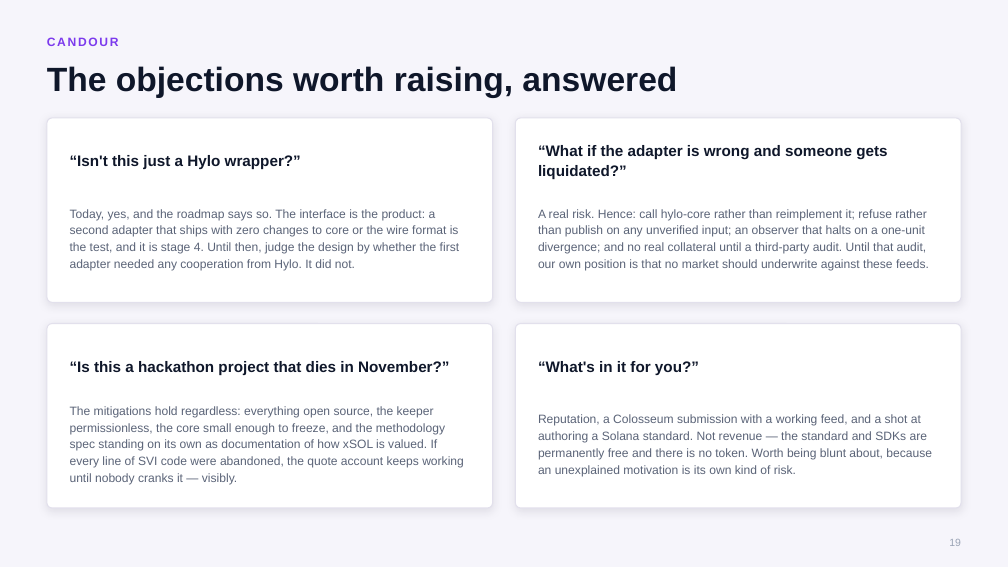
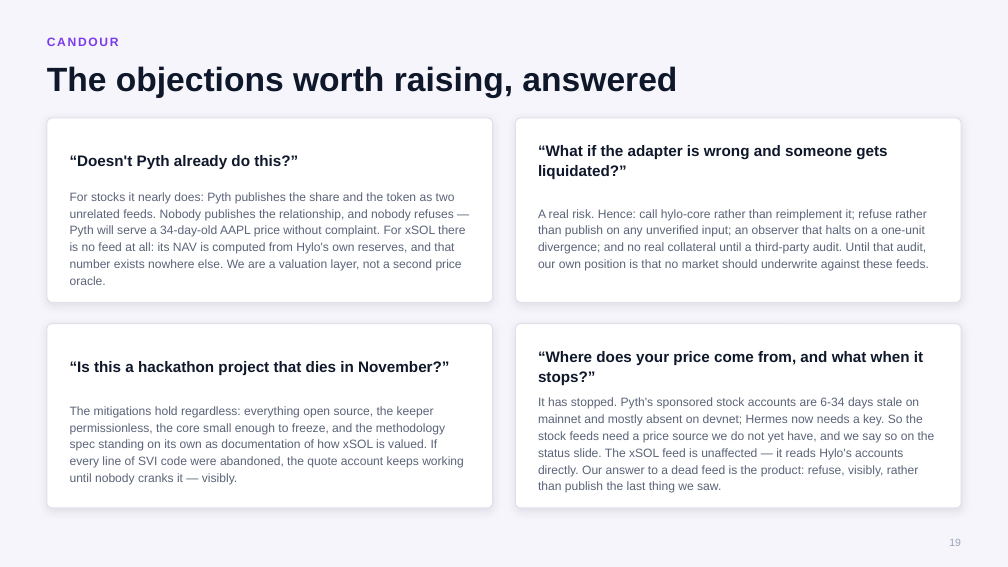
Before and after one commit to princedotrs/solana-valuation-interface, a slide deck: slide 19 of docs/deck/svi-pitch-deck.pptx. Drawn at 1008x567 pixels with LibreOffice and Linux fonts; fonts in the diff are those of the drawing. Boxes give left, top, right and bottom in pixels: in the first picture for what was removed or moved away, otherwise in the second. Text is boxed around its words. In the diff, an @@ line names an element or a change of style, - is before the commit and + after.

Commit message:
docs: correct the deck against what was measured, and write the submission plan
Three claims in the deck were falsified by testing the deployment against real
clusters on 18 September, and a deck that says them will be corrected by a
judge instead of by us.

The keeper "posts its own Pyth updates from Hermes where a feed is not
sponsored". It cannot: Hermes answers 401 without a key. The row now says it
can, given an endpoint that serves it, which is the honest shape of the
capability.

"Devnet deploy" sat under NEXT as a chore of four commands. The commands work;
the prices do not. Pyth's sponsored equity accounts are 6-34 days stale on
mainnet and 78 on devnet, and two of three xStock accounts are absent from
devnet entirely. That row is now BLOCKED, states the measurement, and names
check-pyth.py, which is in the repository and which a judge can re-run.

Test counts were 19 and 22 for the stock adapter and the keeper. They are 26
and 31.

The candour slide traded two objections for the two actually asked. "Isn't this
a Hylo wrapper" has been answered by a second adapter shipping, while "doesn't
Pyth already do this" had no answer on the slide at all -- and for stocks it is
a fair question, since Pyth publishes both legs and our contribution is the
comparison and the refusal. The answer distinguishes that from xSOL, where
there is no feed to compare against because the number is computed from Hylo's
reserves and exists nowhere else. The second new card asks where the price
comes from when the feed stops, and answers that it already has.

10-submission.md covers the four links the form asks for: what each audience
arrives wanting, beat-by-beat scripts for both videos, what the landing page
must show, and why its empty state matters as much as its populated one -- a
page that displays a number it cannot justify undoes the argument the refusals
make. It reorders the pitch to lead with xSOL, because that feed works today
and needs no price source, and demotes stocks to the generalisation example.

09-pitch-video.md is marked superseded rather than deleted; its shot list and
its three-things-never-to-say still hold, and the last of those now covers
naming a mainnet fork as a fork.

```diff
--- a/docs/deck/svi-pitch-deck.pptx
+++ b/docs/deck/svi-pitch-deck.pptx
@@ text at (70, 155, 298, 169): text changed @@
-“Isn't this just a Hylo wrapper?”
+“Doesn't Pyth already do this?”
@@ text at (70, 192, 466, 285): text changed @@
-Today, yes, and the roadmap says so. The interface is the product: a second adapter that ships with zero changes to core or the wire format is the test, and it is stage 4. Until then, judge the design by whether the first adapter needed any cooperation from Hylo. It did not.
+For stocks it nearly does: Pyth publishes the share and the token as two unrelated feeds. Nobody publishes the relationship, and nobody refuses — Pyth will serve a 34-day-old AAPL price without complaint. For xSOL there is no feed at all: its NAV is computed from Hylo's own reserves, and that number exists nowhere else. We are a valuation layer, not a second price oracle.
@@ text at (538, 351, 923, 385): text changed @@
-“What's in it for you?”
+“Where does your price come from, and what when it stops?”
@@ text at (538, 397, 935, 493): text changed @@
-Reputation, a Colosseum submission with a working feed, and a shot at authoring a Solana standard. Not revenue — the standard and SDKs are permanently free and there is no token. Worth being blunt about, because an unexplained motivation is its own kind of risk.
+It has stopped. Pyth's sponsored stock accounts are 6-34 days stale on mainnet and mostly absent on devnet; Hermes now needs a key. So the stock feeds need a price source we do not yet have, and we say so on the status slide. The xSOL feed is unaffected — it reads Hylo's accounts directly. Our answer to a dead feed is the product: refuse, visibly, rather than publish the last thing we saw.
```
Also in this commit, not shown: 1 other slide changed, 4 other files.
